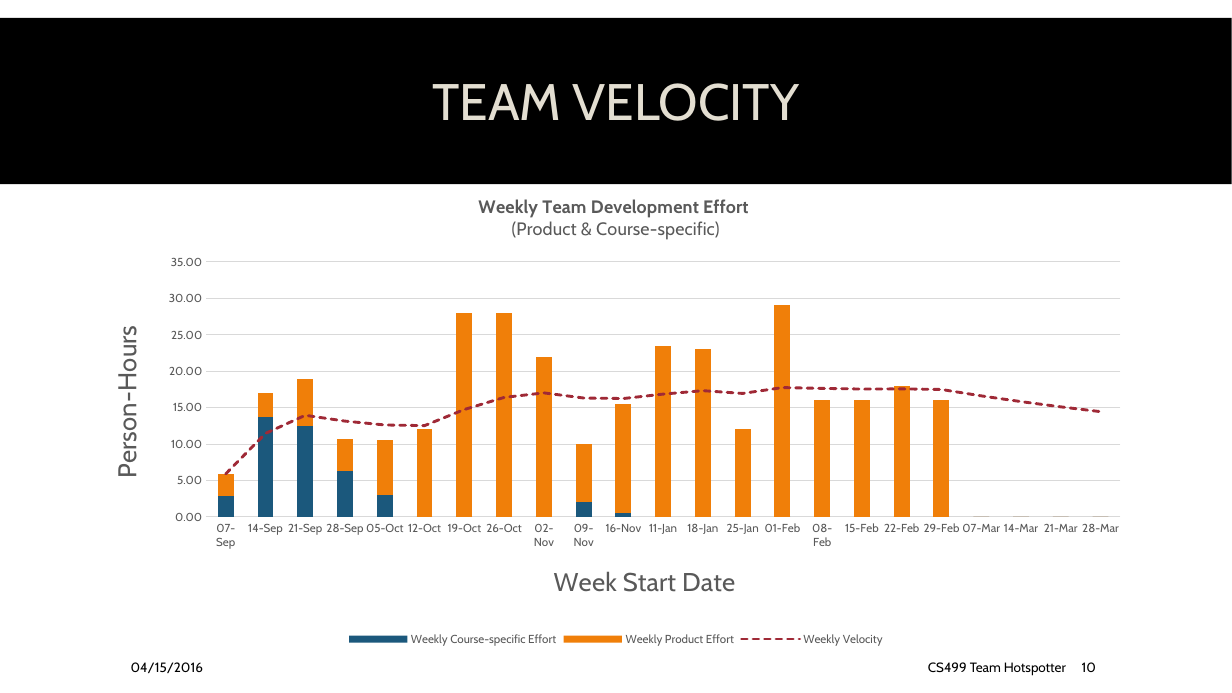
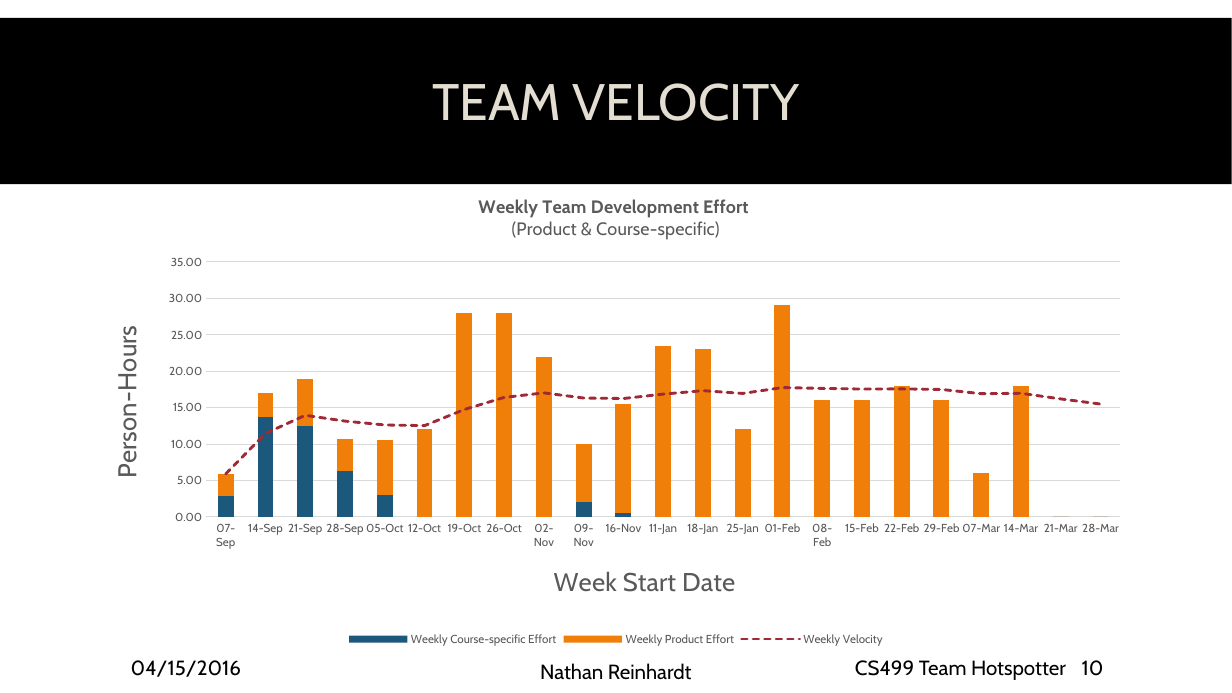
Before and after one commit to spesmit/hotspotter, a slide deck: slide 10 of Documentation/Presentations/CS499 Final Presentation.pptx. Drawn at 1232x693 pixels with LibreOffice and Linux fonts; fonts in the diff are those of the drawing; background and template pictures are left out. Boxes give left, top, right and bottom in pixels: in the first picture for what was removed or moved away, otherwise in the second. Text is boxed around its words. In the diff, an @@ line names an element or a change of style, - is before the commit and + after.

Commit message:
add names to slides and formatted everything per groups will

```diff
--- a/Documentation/Presentations/CS499 Final Presentation.pptx
+++ b/Documentation/Presentations/CS499 Final Presentation.pptx
@@ column stacked chart at [91, 177, 1141, 651] @@
@@ Weekly Product Effort, 20: 0 to 6 @@
@@ Weekly Product Effort, 21: 0 to 18 @@
-Weekly Velocity: 5.9, 11.5, 13.9, 13.1, 12.6, 12.5, 14.7, 16.4, 17, 16.3, 16.2, 16.8, 17.3, 16.9, 17.7, 17.6, 17.5, 17.6, 17.5, 16.6, 15.8, 15.1, 14.4
+Weekly Velocity: 5.9, 11.5, 13.9, 13.1, 12.6, 12.5, 14.7, 16.4, 17, 16.3, 16.2, 16.8, 17.3, 16.9, 17.7, 17.6, 17.5, 17.6, 17.5, 16.9, 17, 16.2, 15.5
@@ size 10.5 to 16 pt in 3 elements at [131, 660, 241, 677], [855, 660, 1066, 680], [1082, 660, 1104, 676] @@
@@ text added at [540, 663, 692, 680], 16 pt, text #000000 @@
+Nathan Reinhardt
```
Also in this commit, not shown: 12 other slides changed.
